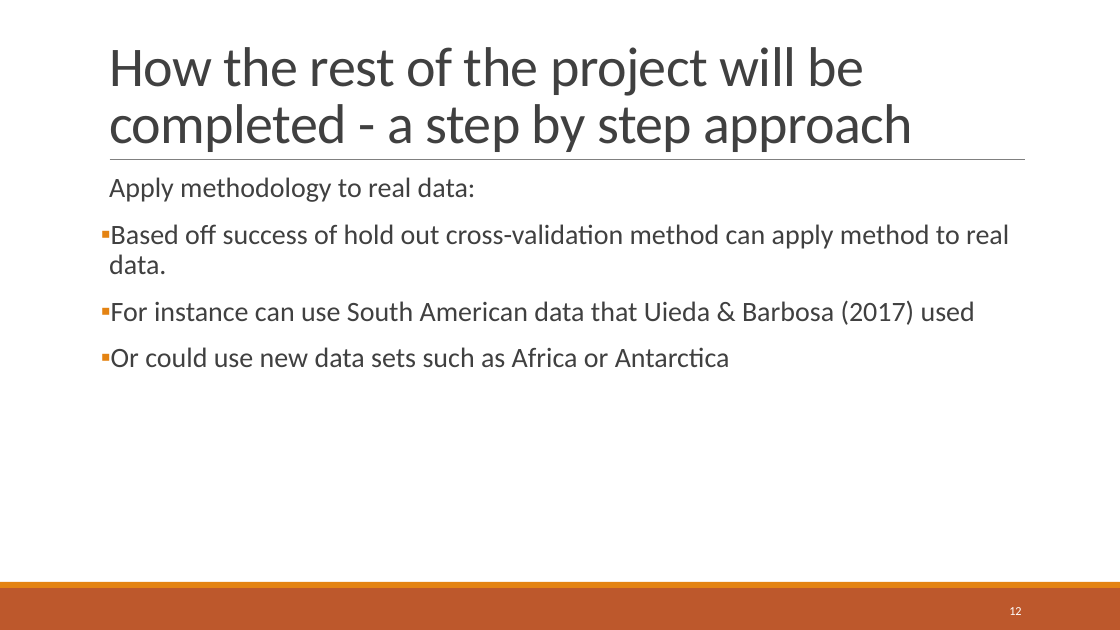
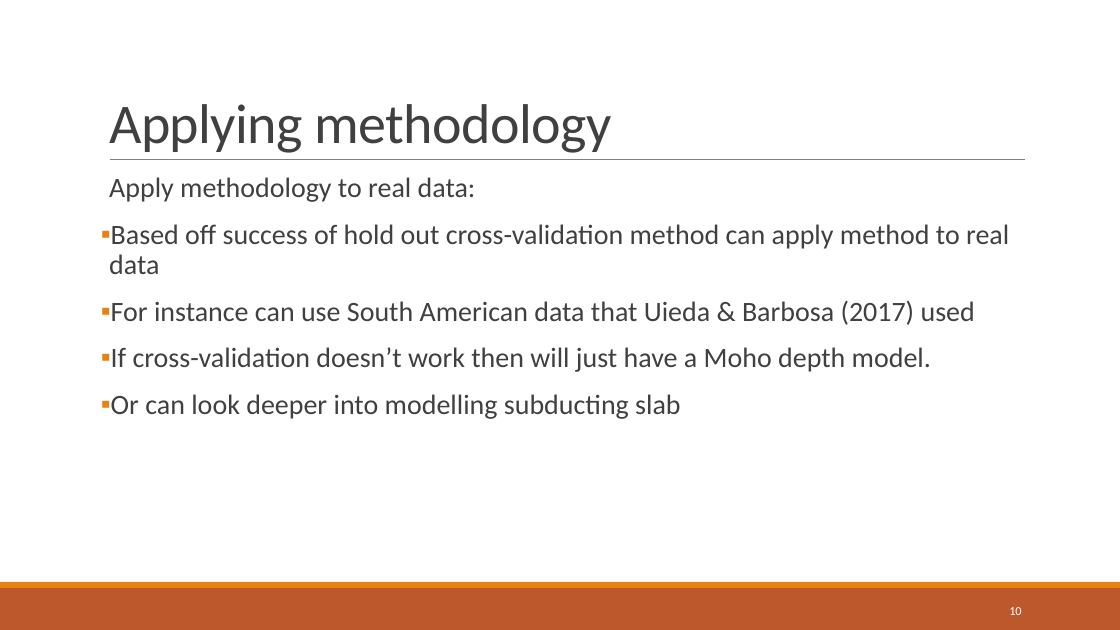
Before and after one commit to compgeolab/dissertation-moho-uncertainty, a slide deck: slide 10 of presentation/Project presentation.pptx (slide 12 before the commit). Drawn at 1120x630 pixels with LibreOffice and Linux fonts; fonts in the diff are those of the drawing. Boxes give left, top, right and bottom in pixels: in the first picture for what was removed or moved away, otherwise in the second. Text is boxed around its words. In the diff, an @@ line names an element or a change of style, - is before the commit and + after.

Commit message:
Final presentation

```diff
--- a/presentation/Project presentation.pptx
+++ b/presentation/Project presentation.pptx
@@ title at [109,104,612,153]: text changed @@
-How the rest of the project will be completed - a step by step approach
+Applying methodology
@@ text at [109,224,1009,274]: text changed @@
-▪ Based off success of hold out cross-validation method can apply method to real data.
+▪ Based off success of hold out cross-validation method can apply method to real data
@@ text at [111,347,931,419]: text changed @@
-▪ Or could use new data sets such as Africa or Antarctica
+▪ If cross-validation doesn’t work then will just have a Moho depth model.
+▪ Or can look deeper into modelling subducting slab
@@ page number at [1009,607,1021,615]: text changed @@
-12
+10
```
Also in this commit, not shown: 10 other slides changed, 2 slides added, 4 slides removed.
